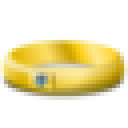
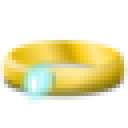
Revision of a layered 128px x 128px image; what changed, layer by layer:
added layer "Layer copy" above "Layer" over (x1=20, y1=64, x2=48, y2=104)
added layer "Layer" above "1297023813.png copy" over (x1=28, y1=60, x2=56, y2=100)
